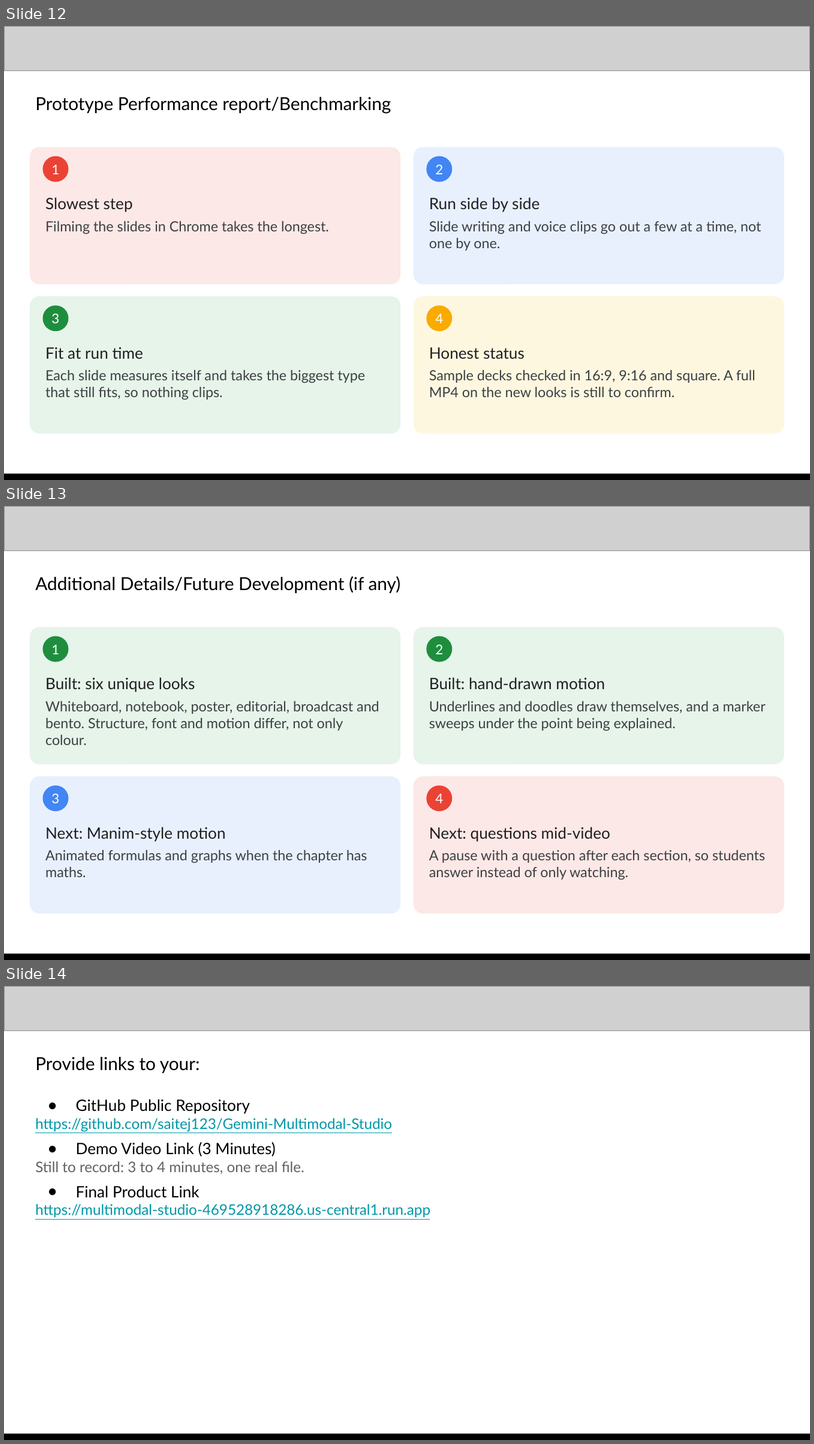
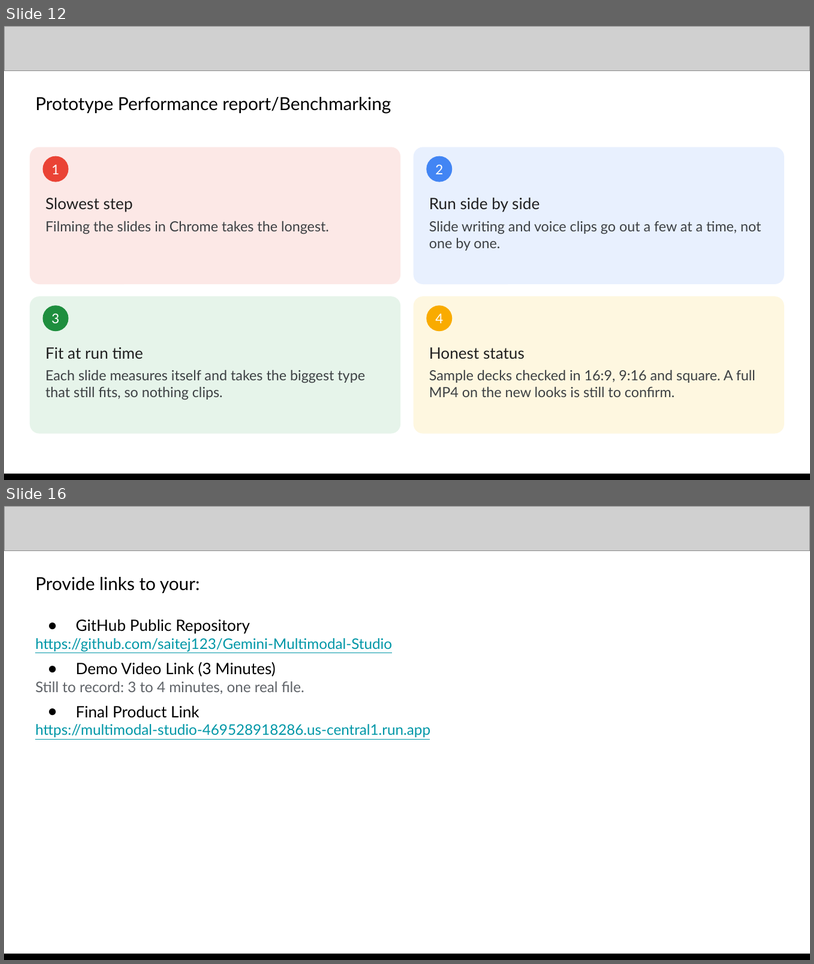
Before and after one commit to saitej123/Gemini-Multimodal-Studio, a slide deck: Template/Out/Multimodal Studio - AI Builder Cup.pptx. Shown one above the other, each under a label of ours: slides 12, 13 and 14 before the commit, slides 12 and 16 after it; the slides between them are not shown. The pictures are 814x1444 and 814x964 pixels, drawn with LibreOffice and Linux fonts; fonts in the diff are those of the drawing; grey boxes stand for pictures. Boxes give left, top, right and bottom in pixels: in the first picture for what was removed or moved away, otherwise in the second. Text is boxed around its words. In the diff, an @@ line names an element or a change of style, - is before the commit and + after.

```diff
--- a/Template/Out/Multimodal Studio - AI Builder Cup.pptx
+++ b/Template/Out/Multimodal Studio - AI Builder Cup.pptx
@@ slide 13 removed at [4, 506, 810, 960], background #FFFFFF @@
@@ picture removed at [4, 506, 810, 550] @@
@@ text removed at [35, 576, 401, 593] @@
-Additional Details/Future Development (if any)
@@ rounded rectangle removed at [30, 627, 401, 764] @@
-Built: six unique looks
-Whiteboard, notebook, poster, editorial, broadcast and bento. Structure, font and motion differ, not only colour.
@@ rounded rectangle removed at [414, 627, 785, 764] @@
-Built: hand-drawn motion
-Underlines and doodles draw themselves, and a marker sweeps under the point being explained.
@@ ellipse removed at [43, 636, 69, 661] @@
-1
@@ ellipse removed at [426, 636, 452, 661] @@
-2
@@ rounded rectangle removed at [30, 776, 401, 913] @@
-Next: Manim-style motion
-Animated formulas and graphs when the chapter has maths.
@@ ellipse removed at [43, 785, 69, 811] @@
-3
@@ rounded rectangle removed at [414, 776, 785, 913] @@
-Next: questions mid-video
-A pause with a question after each section, so students answer instead of only watching.
@@ ellipse removed at [426, 785, 452, 811] @@
-4
@@ picture removed at [4, 955, 810, 960] @@
@@ rectangle removed at [4, 954, 810, 960] @@
@@ what was slide 14 is now slide 16 @@
```
Also in this commit, not shown: 4 slides changed, 3 slides added, 1 other slide removed, 2 other files.
